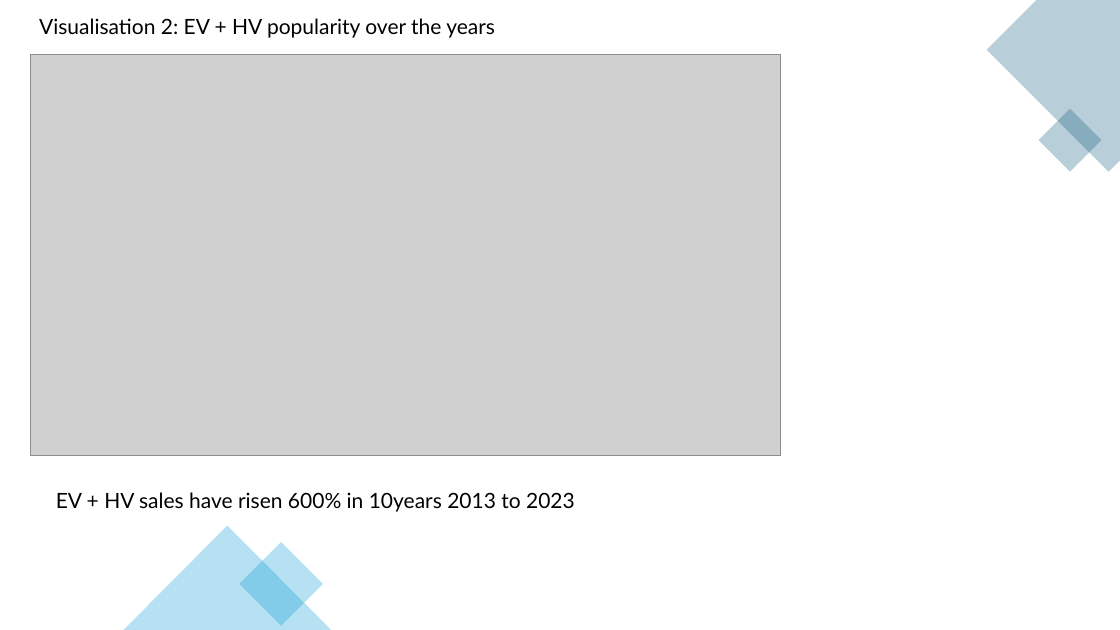
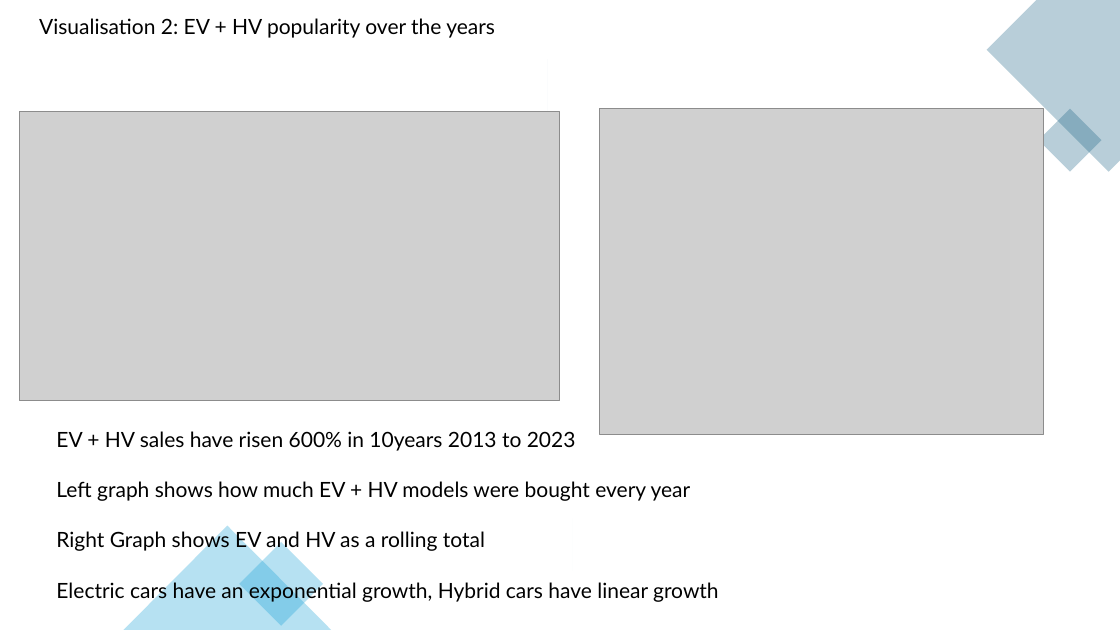
Before and after one commit to Vkrishm/Project3, a slide deck: slide 5 of Project 3 Final/Presentation/Data Visualisation Project.pptx. Drawn at 1120x630 pixels with LibreOffice and Linux fonts; fonts in the diff are those of the drawing; grey boxes stand for pictures. Boxes give left, top, right and bottom in pixels: in the first picture for what was removed or moved away, otherwise in the second. Text is boxed around its words. In the diff, an @@ line names an element or a change of style, - is before the commit and + after.

```diff
--- a/Project 3 Final/Presentation/Data Visualisation Project.pptx
+++ b/Project 3 Final/Presentation/Data Visualisation Project.pptx
@@ rectangle added at [548,59,548,111], fill #F6F8FA @@
@@ picture: place and size @@
-picture at [31,55,781,456]
+picture at [19,112,560,401]
@@ picture added at [600,108,1044,434] @@
@@ text "EV + HV sales have ...": place and size @@
-text "EV + HV sales have ..." at [56,492,575,512]
+text "EV + HV sales have ..." at [56,431,719,603]
@@ text at [56,481,719,603]: paragraphs added @@
+Left graph shows how much EV + HV models were bought every year
+Right Graph shows EV and HV as a rolling total
+Electric cars have an exponential growth, Hybrid cars have linear growth
```
Also in this commit, not shown: 4 other slides changed, 2 other files.
